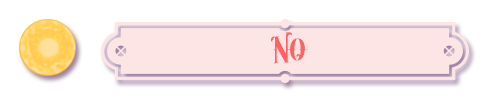
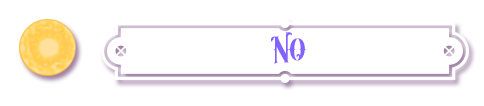
Before/after of a 484px x 106px layered artwork. What changed in the layer stack:
renamed "PLAY" to "NO", painted on it over [271, 31, 306, 64]
